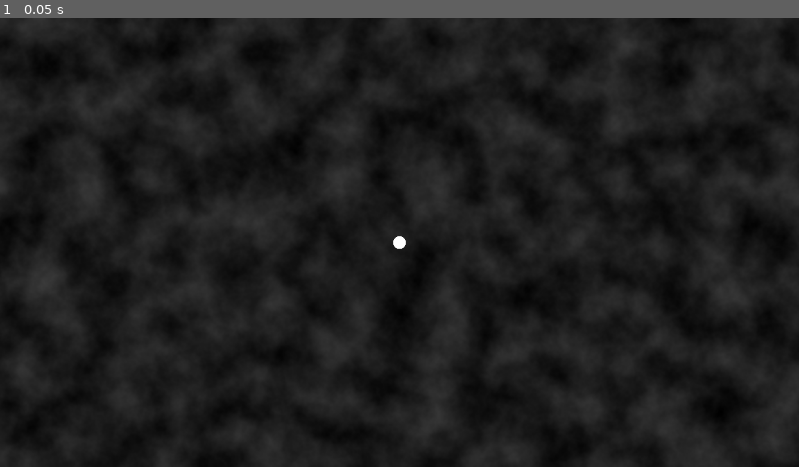
Above: before the commit, frame 1.
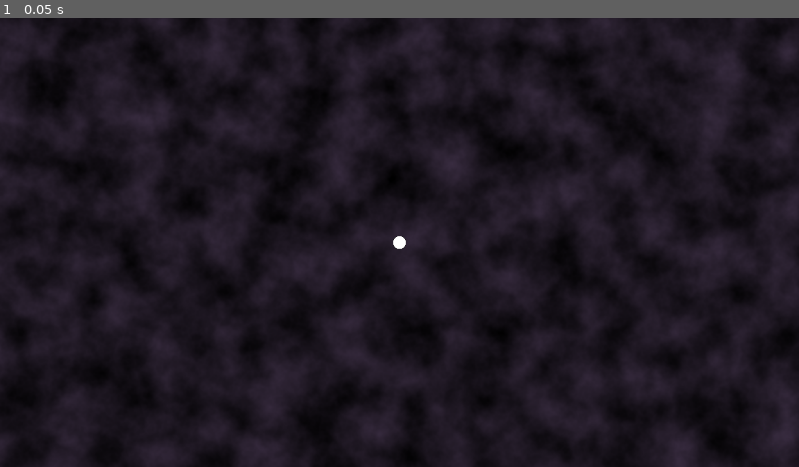
Above: after the commit, the same moment.

Repository: HellHoleStudios/ldjam58
Game: Godot game, scene res://scene/game.tscn
Same seed, same stepped clock (60 frames per second), same inputs: the game is played once before the commit and once after it.
Inputs:
- Up to frame 1 (0.05 s): no input

The runs differ from the first frame. In frame 1, 10% of the frame differs, in the area x 0-100%, y 0-100%.

Commit message:
inf bg (kind of ugly)

Diff:
--- a/scene/game.tscn
+++ b/scene/game.tscn
@@ -1,18 +1,20 @@
-[gd_scene load_steps=8 format=3 uid="uid://brvqecxd83x06"]
+[gd_scene load_steps=9 format=3 uid="uid://brvqecxd83x06"]
 
 [ext_resource type="Script" uid="uid://ca7xk712gbxyn" path="res://script/ui/player.gd" id="1_5kiuu"]
 [ext_resource type="Script" uid="uid://dvr080hibocwr" path="res://script/game.gd" id="1_dbls1"]
 [ext_resource type="Texture2D" uid="uid://cjov3jkh1ym6u" path="res://texture/circle.png" id="2_dbls1"]
+[ext_resource type="Script" uid="uid://dfn701536rkc8" path="res://script/bg.gd" id="2_xwcet"]
 
 [sub_resource type="Gradient" id="Gradient_5kiuu"]
-colors = PackedColorArray(0, 0, 0, 1, 0.23031491, 0.23031494, 0.23031494, 1)
+colors = PackedColorArray(0, 0, 0, 1, 0.23137255, 0.18039216, 0.2627451, 1)
 
-[sub_resource type="FastNoiseLite" id="FastNoiseLite_qkg6r"]
+[sub_resource type="FastNoiseLite" id="FastNoiseLite_p1ry8"]
 
-[sub_resource type="NoiseTexture2D" id="NoiseTexture2D_3fokd"]
+[sub_resource type="NoiseTexture2D" id="NoiseTexture2D_xlg7c"]
 width = 2048
 height = 2048
-noise = SubResource("FastNoiseLite_qkg6r")
+generate_mipmaps = false
+noise = SubResource("FastNoiseLite_p1ry8")
 color_ramp = SubResource("Gradient_5kiuu")
 
 [sub_resource type="CircleShape2D" id="CircleShape2D_5kiuu"]
@@ -22,9 +24,15 @@
 texture_filter = 2
 script = ExtResource("1_dbls1")
 
-[node name="bg" type="Sprite2D" parent="."]
-position = Vector2(-28, 1)
-texture = SubResource("NoiseTexture2D_3fokd")
+[node name="bg" type="Sprite2D" parent="." node_paths=PackedStringArray("camera")]
+texture_filter = 1
+texture_repeat = 3
+position = Vector2(0, 1)
+texture = SubResource("NoiseTexture2D_xlg7c")
+region_enabled = true
+region_rect = Rect2(0, 0, 1152, 648)
+script = ExtResource("2_xwcet")
+camera = NodePath("../player/Sprite/Camera2D")
 
 [node name="player" type="RigidBody2D" parent="."]
 script = ExtResource("1_5kiuu")
--- /dev/null
+++ b/script/bg.gd
@@ -0,0 +1,17 @@
+extends Sprite2D
+@export var camera:Camera2D
+
+# Called when the node enters the scene tree for the first time.
+func _ready() -> void:
+	pass # Replace with function body.
+
+
+# Called every frame. 'delta' is the elapsed time since the previous frame.
+func _process(delta: float) -> void:
+	if camera:
+		var camera_pos=camera.get_screen_center_position()
+		position=camera_pos
+		#var noise_texture=texture as NoiseTexture2D
+		#var noise=noise_texture.noise as FastNoiseLite
+		#noise.offset=Vector3(camera_pos.x,camera_pos.y,0)
+		region_rect=Rect2(camera_pos,DisplayServer.window_get_size())
Not shown, added: script/bg.gd.uid
